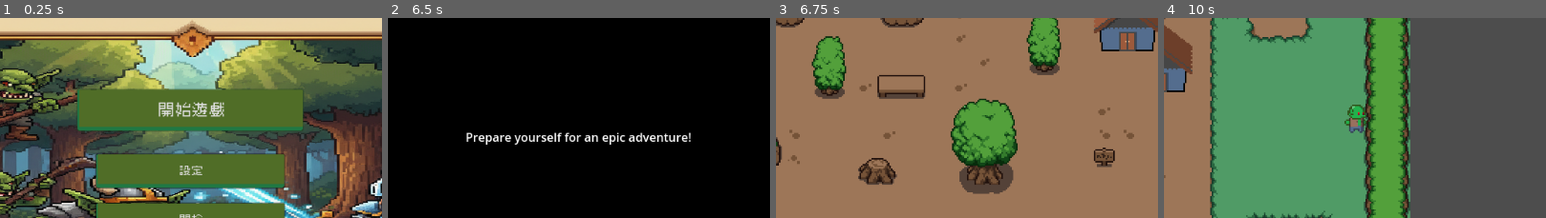
Above: before the commit, frames 1-4 (left to right).
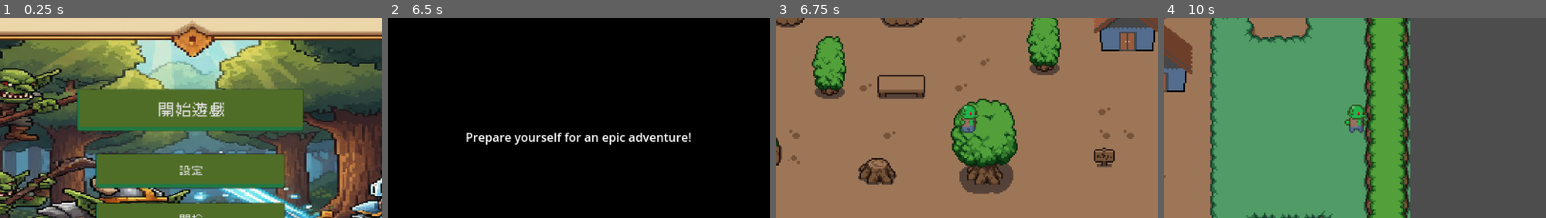
Above: after the commit, the same moments.

Repository: iamkuo/godot_test
Game: Godot game, scene res://scenes/game.tscn
Two runs of this game, one before a commit and one after it. Both use one fixed random seed, a clock stepped at 60 frames per second and the inputs below.
Inputs (mouse positions are % of the whole screen's width and height, from its top left):
- Up to frame 1 (0.25 s): no input
- Up to frame 2 (6.5 s): click "開始遊戲" at 0.5 s; click "開始遊戲" at 1.25 s; click (4, 5) at 2 s; tap Enter (ui_accept) at 2.75, 3.02, 3.77, 4.25, 5.27, 5.75, 6.02 s; hold Up (ui_up) 2.78-4.28 s; hold Left (ui_left) 4.28-5.78 s; hold Down (ui_down) from 5.78 s (still down)
- Up to frame 3 (6.75 s): tap Enter (ui_accept) at 6.5 s; release Down (ui_down) at 6.53 s; hold Right (ui_right) from 6.53 s (still down)
- Up to frame 4 (10 s): tap Enter (ui_accept) at 6.77, 8, 8.27, 9.02, 9.77 s; release Right (ui_right) at 7.28 s; hold Up (ui_up) 7.28-8.03 s; hold Right (ui_right) from 8.03 s (still down)
The pictures show only the part of the screen within x 25-75%, y 20-70%; the shares and areas given below are measured in that part.

Frames 1-2 are identical in both runs. In frame 3, 0.6% of the frame differs, in the area x 48-54%, y 43-58%; in frame 4, less than 0.1%.

Commit message:
完成遊戲階段切換與記憶系統，技能介面待測試，與戰鬥的整合尚未完成，火把不亮BUG待修正

Diff:
--- a/scenes/main_world.tscn
+++ b/scenes/main_world.tscn
@@ -760,16 +760,19 @@
 tile_set = SubResource("TileSet_0tnpc")
 
 [node name="hill" type="TileMapLayer" parent="Map"]
+z_index = -1
 y_sort_enabled = true
 tile_map_data = PackedByteArray("AADz//n/AAABAAQAAADz//r/AAABAAUAAADz//v/AAABAAUAAADz//z/AAABAAYAAAD0//n/AAACAAQAAAD0// …(4944 unchanged characters)…
 tile_set = SubResource("TileSet_u5sy4")
 
 [node name="items" type="TileMapLayer" parent="Map"]
+z_index = -1
 y_sort_enabled = true
 tile_map_data = PackedByteArray("AAD5//7/AAAIAAYAAAD5////AAAIAAcAAAD5/wAAAAAIAAgAAAD6//7/AAAJAAYAAAD6////AAAJAAcAAAD6/w …(624 unchanged characters)…
 tile_set = SubResource("TileSet_gee14")
 
 [node name="interatctables" type="TileMapLayer" parent="Map"]
+z_index = -1
 y_sort_enabled = true
 tile_map_data = PackedByteArray("AAAGAP3/AAAAAAAAAQAFAAMAAQAAAAAAAQA=")
 tile_set = SubResource("TileSet_p57ef")
@@ -811,5 +814,6 @@
 
 [node name="Backpack" parent="CanvasLayer/Gui" instance=ExtResource("4_avgj4")]
 visible = false
+layout_mode = 1
 
 [connection signal="pressed" from="Player/Camera2D/Button" to="Player" method="_on_button_pressed"]
